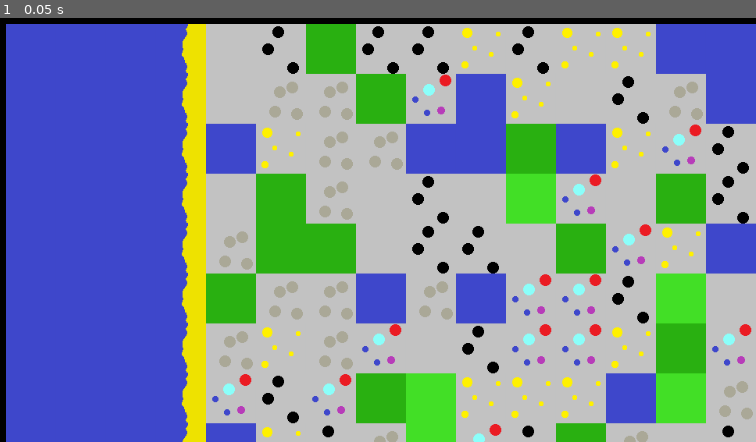
Above: before the commit, frame 1.
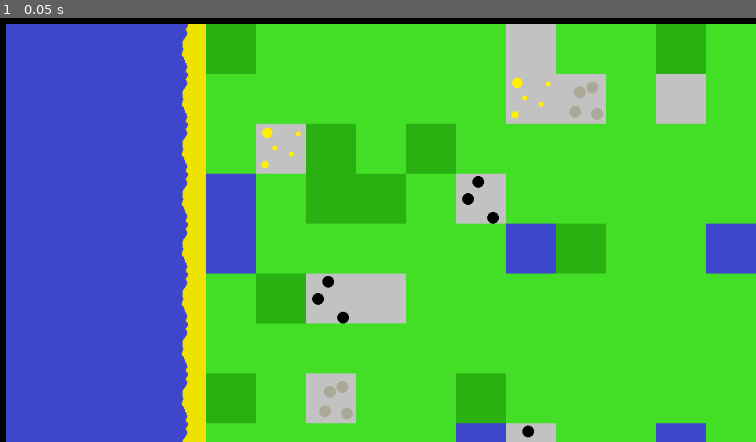
Above: after the commit, the same moment.

Repository: Elephant34/CitySim
Game: Godot game, scene res://assets/scenes/gameMap.tscn
Two runs of this game, one before a commit and one after it. Both use one fixed random seed, a clock stepped at 60 frames per second and the inputs below. The project has no main scene, so this scene is started directly.
Inputs:
- Up to frame 1 (0.05 s): no input

The runs differ from the first frame. In frame 1, 61% of the frame differs, in the area x 27-100%, y 1-100%.

Commit message:
Added probabilities to terrain gen

Diff:
--- a/assets/scripts/gameMap.gd
+++ b/assets/scripts/gameMap.gd
@@ -67,13 +67,48 @@
 				# Give beach
 				tile = name_map["Beach"]
 			else:
-				# Fills in main tiles with random areas
-				tile = globals.rng_generate(0,7)
+				tile = main_tile()
 
 			new_grid[column][row] = tile
 
 	return new_grid
 
+func main_tile():
+	var tile_prob = {}
+	tile_prob["Grass"] = 140
+	tile_prob["Forest"] = tile_prob["Grass"] + 30
+	tile_prob["Water"] = tile_prob["Forest"] + 5
+	tile_prob["Stone"] = tile_prob["Water"] + 10
+	tile_prob["Coal"] = tile_prob["Stone"] + 10
+	tile_prob["Iron"] = tile_prob["Coal"] + 3
+	tile_prob["Gold"] = tile_prob["Iron"] + 2
+	tile_prob["Gem"] = tile_prob["Gold"] + 1
+
+
+	var random_tile = globals.rng_generate(0, 199)
+
+	if 0 <= random_tile and random_tile < tile_prob["Grass"]:
+		random_tile = name_map["Grass"]
+	elif tile_prob["Grass"] <= random_tile and random_tile < tile_prob["Forest"]:
+		random_tile = name_map["Forest"]
+	elif tile_prob["Forest"] <= random_tile and random_tile < tile_prob["Water"]:
+		random_tile = name_map["Water"]
+	elif tile_prob["Water"] <= random_tile and random_tile < tile_prob["Stone"]:
+		random_tile = name_map["Stone"]
+	elif tile_prob["Stone"] <= random_tile and random_tile < tile_prob["Coal"]:
+		random_tile = name_map["Coal"]
+	elif tile_prob["Coal"] <= random_tile and random_tile < tile_prob["Iron"]:
+		random_tile = name_map["Iron"]
+	elif tile_prob["Iron"] <= random_tile and random_tile < tile_prob["Gold"]:
+		random_tile = name_map["Gold"]
+	elif tile_prob["Gold"] <= random_tile and random_tile < tile_prob["Gem"]:
+		random_tile = name_map["Gem"]
+	else:
+		print("Um...")
+		random_tile = name_map["Void"]
+
+	return random_tile
+
 func draw_grid():
 	for column in width:
 		for row in height:
